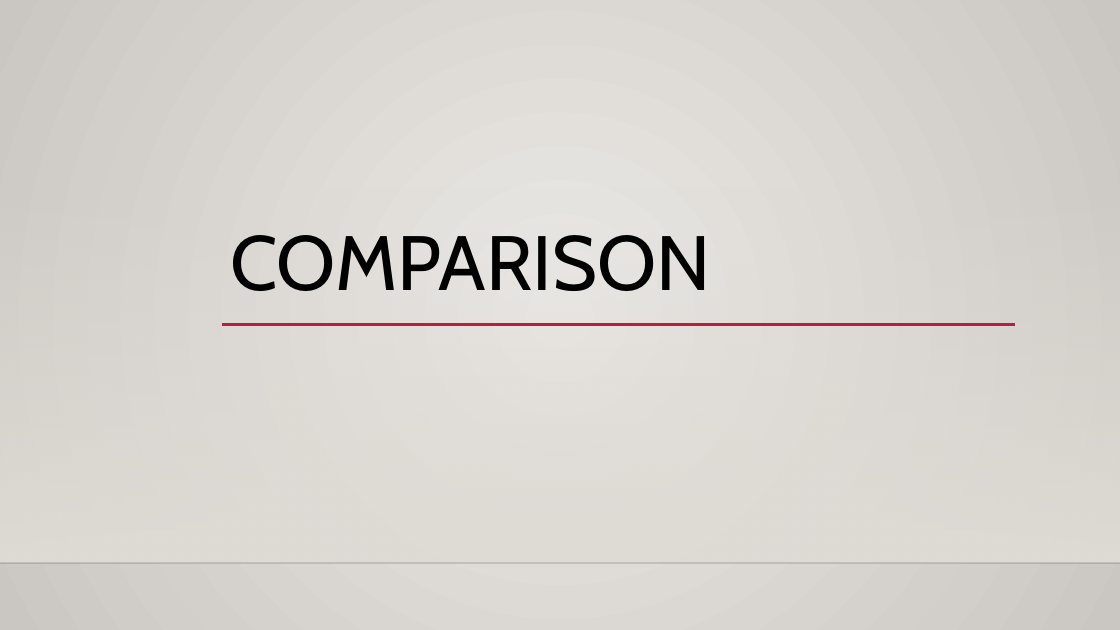
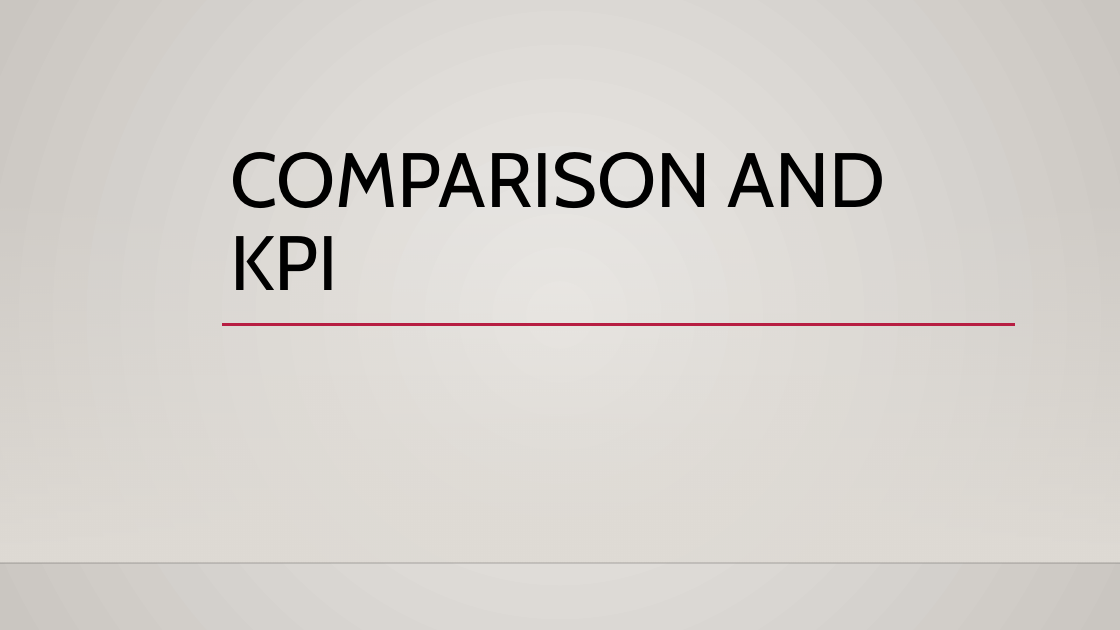
Before and after one commit to AkeemSemper/ml_datasets, a slide deck: slide 2 of slides/kpi.pptx. Drawn at 1120x630 pixels with LibreOffice and Linux fonts; fonts in the diff are those of the drawing; background and template pictures are left out. Boxes give left, top, right and bottom in pixels: in the first picture for what was removed or moved away, otherwise in the second. Text is boxed around its words. In the diff, an @@ line names an element or a change of style, - is before the commit and + after.

```diff
--- a/slides/kpi.pptx
+++ b/slides/kpi.pptx
@@ title at [231,152,886,290]: text changed @@
-COMPARISON
+COMPARISON AND KPI
```
Also in this commit, not shown: 1 other slide changed, 7 other files.
